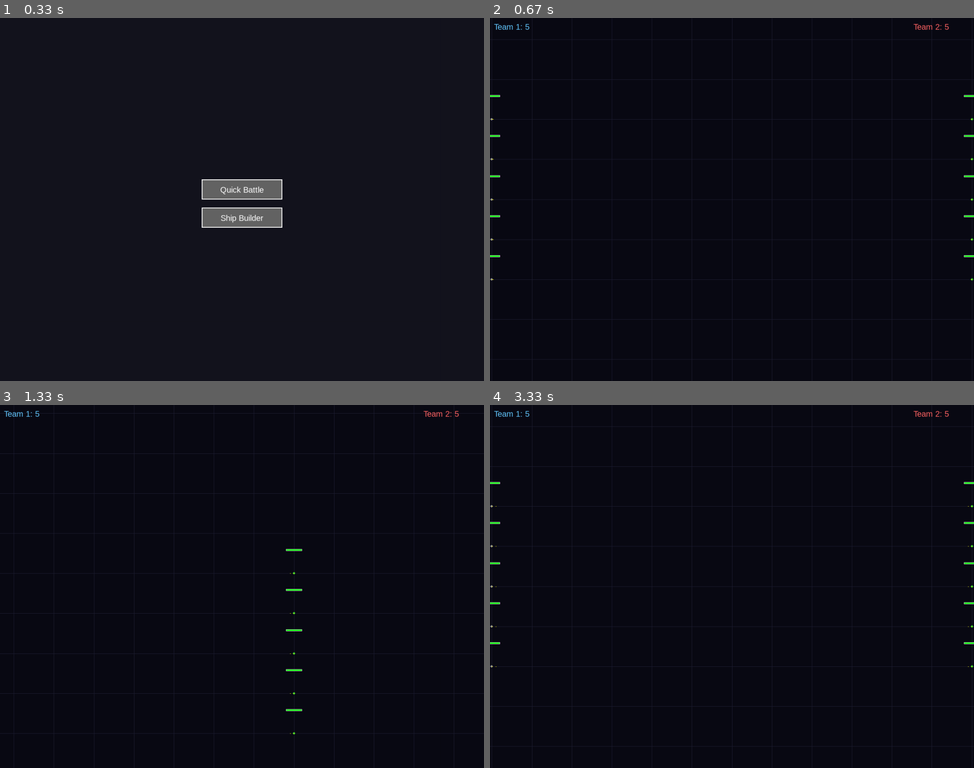
Above: before the commit, frames 1-4 (two rows, left to right).
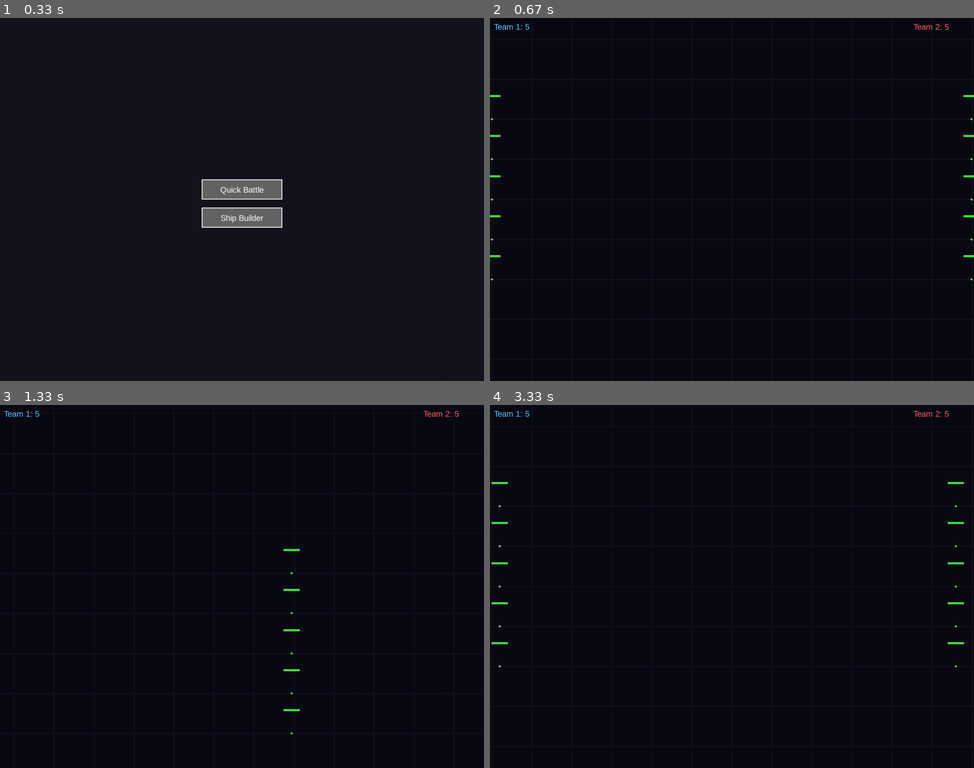
Above: after the commit, the same moments.

Repository: ropesend/StarshipBattles
Game: pygame game, started from main.py
Same seed, same stepped clock (60 frames per second), same inputs: the game is played once before the commit and once after it.
Inputs (mouse positions are in pixels of both pictures, inside the frame that each line leads up to):
- Up to frame 1 (0.33 s): no input
- Up to frame 2 (0.67 s): click "Quick Battle" at 0.38 s
- Up to frame 3 (1.33 s): hold Right 0.67-1.13 s; move the mouse to (396, 575) at 0.7 s; hold Up from 1.17 s (still down)
- Up to frame 4 (3.33 s): release Up at 1.47 s; hold Right 1.5-1.97 s; hold Left 2-2.53 s; hold Down 2.57-2.87 s; hold Left 2.9-3.3 s

Frame 1 is identical in both runs. In frame 2, less than 0.1% of the frame differs, in the area x 0-100%, y 21-73%; in frame 3, less than 0.1%; in frame 4, 0.3%.

Commit message:
feat: increase AI enemy search radius and engine thrust force

Diff:
--- a/ai.py
+++ b/ai.py
@@ -12,8 +12,8 @@
         # Efficiently find nearest enemy using grid?
         # For now, simplistic: query large radius or just iterate all known if passed?
         # The prompt implies using the grid for targeting.
-        # Let's query a large radius (e.g., 50000) around the ship to find candidates.
-        candidates = self.grid.query_radius(self.ship.position, 50000)
+        # Let's query a large radius (e.g., 200000) around the ship to find candidates.
+        candidates = self.grid.query_radius(self.ship.position, 200000)
 
         nearest = None
         min_dist = float('inf')
--- a/components.json
+++ b/components.json
@@ -39,7 +39,7 @@
                 "INNER",
                 "OUTER"
             ],
-            "thrust_force": 15000,
+            "thrust_force": 150000,
             "fuel_cost": 0.5,
             "sprite_index": 9
         },
